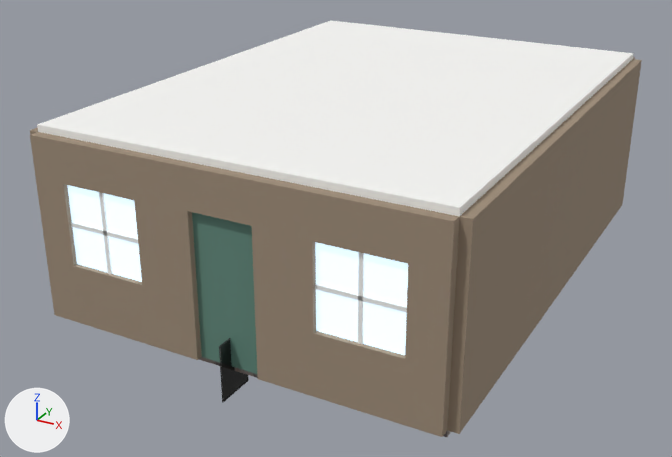
Two versions of the glTF model web/models/interior.glb, one commit apart.
Before and after are seen from a 50 mm lens placed at (6.2, -8.51, 6.5), pointed at (-0.37, 3.44, 0.53). The lights are fixed; the arrows at lower left show +X, +Y and +Z. The picture after the commit comes second.

In view in the first picture: 'ceiling', 'doorpaint', 'hanging_picture_frame_01_glass', 'sky', 'trim', 'walls' and 2 more.
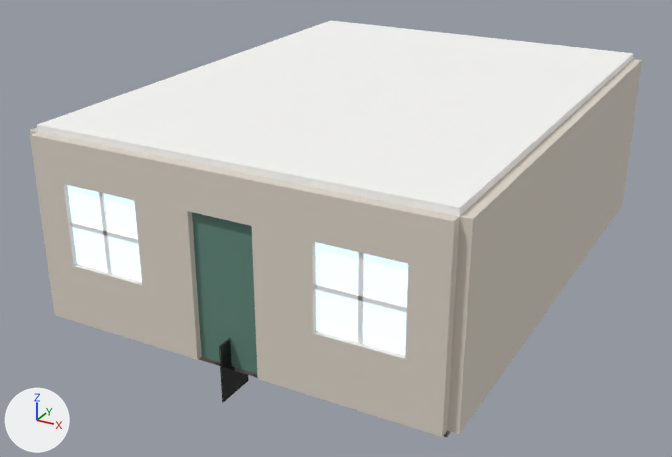
Changed parts and their boxes (x1, y1, x2, y2) in the pictures (672 x 457 px):
'walls', surface changed (brown to pale yellow): (30, 57, 642, 437) in both

Edits to the bpy script that builds the scene:
```text
Change mat_walls:
    where n0 = _N.new('ShaderNodeBsdfPrincipled'); n0.name = 'Principled BSDF'
    add n0.inputs[0].default_value = (0.72, 0.66, 0.58, 1.0)  # 'Base Color', pale yellow #ddd4c8
    remove n2 = _N.new('ShaderNodeTexImage'); n2.name = 'Image Texture'
    remove n2.image = img_beige_wall_001_diffuse
    remove n3 = _N.new('ShaderNodeNormalMap'); n3.name = 'Normal Map'
    remove n3.uv_map = 'UVMap'
    remove n4 = _N.new('ShaderNodeTexImage'); n4.name = 'Image Texture.001'
    remove n4.image = img_beige_wall_001_nor_gl
    remove _L.new(n2.outputs[0], n0.inputs[0])  # 'Color' to 'Base Color'
    remove _L.new(n3.outputs[0], n0.inputs[5])  # 'Normal' to 'Normal'
    remove _L.new(n4.outputs[0], n3.inputs[1])  # 'Color' to 'Color'
```
